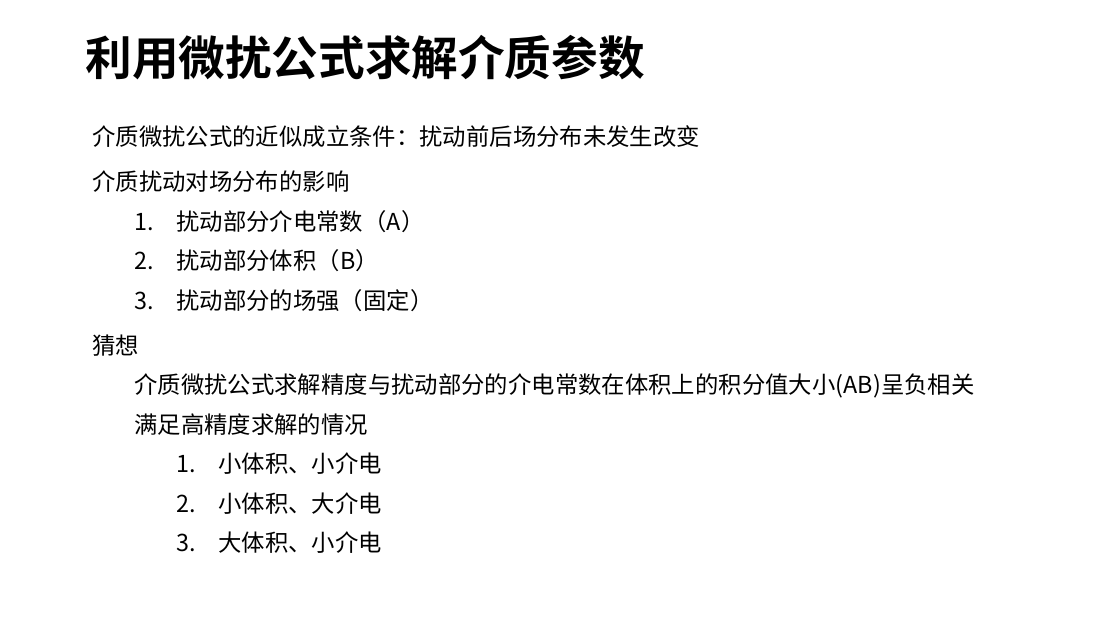
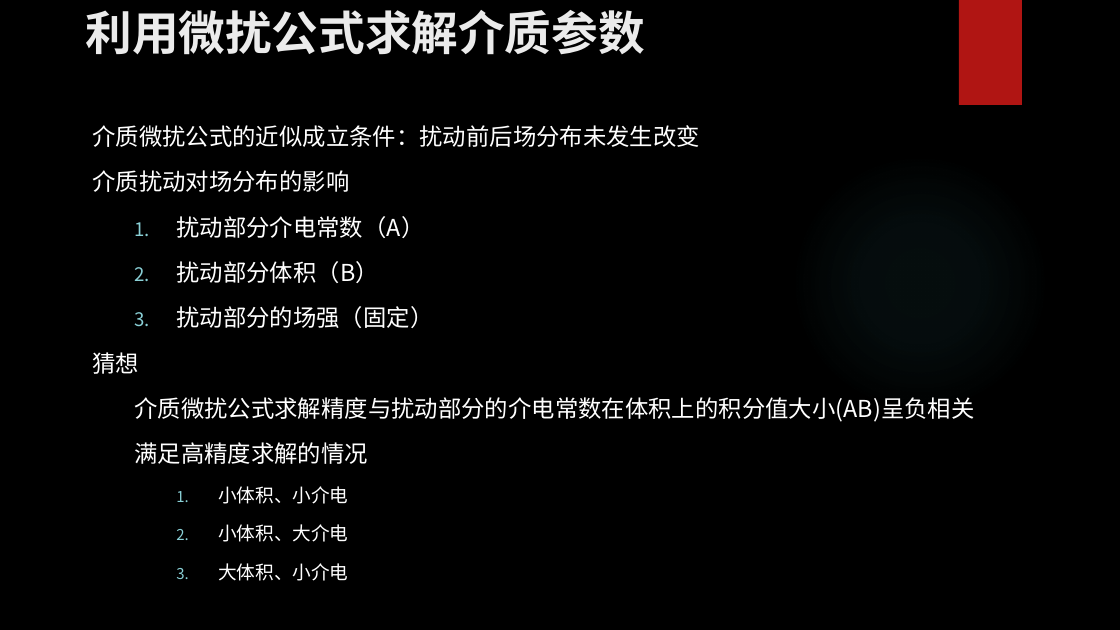
Before and after one commit to ddomax/presentation, a slide deck: slide 5 of 微波谐振腔.pptx. Drawn at 1120x630 pixels with LibreOffice and Linux fonts; fonts in the diff are those of the drawing; background and template pictures are left out. Boxes give left, top, right and bottom in pixels: in the first picture for what was removed or moved away, otherwise in the second. Text is boxed around its words. In the diff, an @@ line names an element or a change of style, - is before the commit and + after.

Commit message:
change the background

```diff
--- a/微波谐振腔.pptx
+++ b/微波谐振腔.pptx
@@ background #FFFFFF to picture (left out) @@
@@ title "利用微扰公式求解介质参数" at [85,10,644,55]: text colour #000000 to #EBEBEB; line spacing 0.9 to 1; vertical alignment middle to top @@
@@ rectangle added at [959,0,1022,105], fill #B01513 @@
@@ text "介质微扰公式的近似成立条件：扰动前后场分布未发生改变" at [92,125,974,581]: text colour #000000 to #FFFFFF; size 20 to 16 pt in "小体积、小介电", "小体积、大介电", "大体积、小介电"; more space between paragraphs @@
@@ ellipse added at [791,154,1049,413], fill gradient #50B9C1 @@
```
Also in this commit, not shown: 15 other slides changed, 1 slide added, 2 slides removed.
